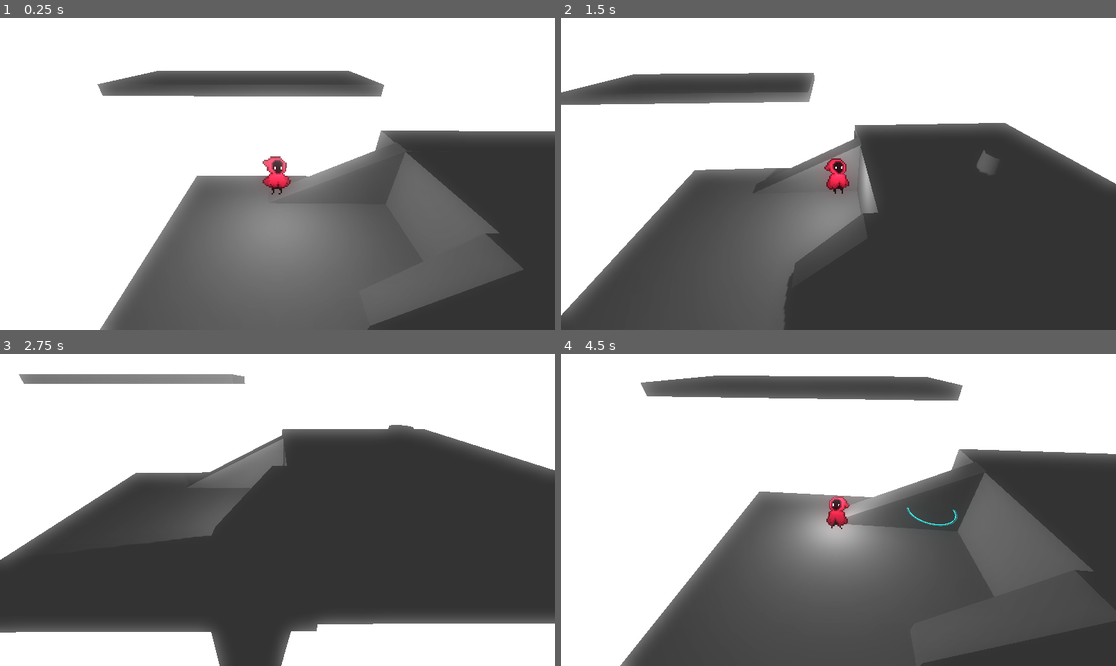
Above: before the commit, frames 1-4 (two rows, left to right).
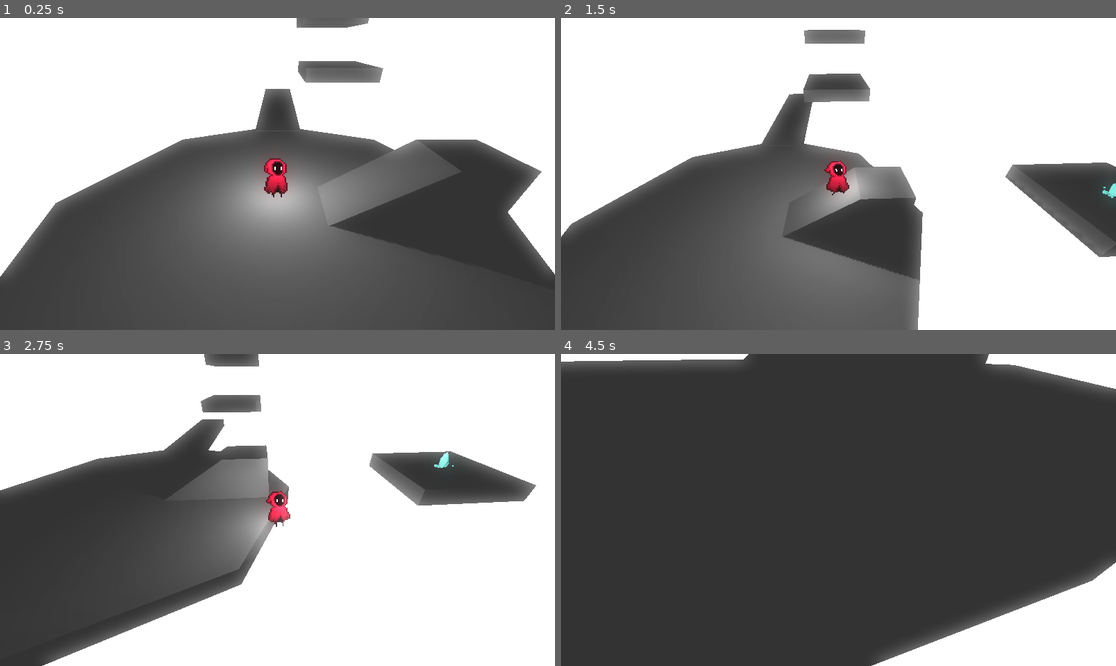
Above: after the commit, the same moments.

Repository: AugustBoesen/setfree
Game: Godot game, scene res://levels/TEST.tscn
Two runs of this game, one before a commit and one after it. Both use one fixed random seed, a clock stepped at 60 frames per second and the inputs below.
Inputs:
- Up to frame 1 (0.25 s): no input
- Up to frame 2 (1.5 s): hold D (move_right) 0.53-1.28 s; tap E (activate) at 0.6 s; tap Space (jump) at 0.77 s; hold S (move_down) from 1.28 s (still down); tap Shift (run) at 1.35 s
- Up to frame 3 (2.75 s): tap Space (jump) at 1.52 s; release S (move_down) at 2.03 s; hold D (move_right) from 2.03 s (still down); tap E (activate) at 2.1 s
- Up to frame 4 (4.5 s): release D (move_right) at 2.78 s; hold W (move_up) 2.78-3.53 s; tap Shift (run) at 2.85, 4.35 s; tap Space (jump) at 3.02, 3.77 s; hold A (move_left) from 3.53 s (still down); tap E (activate) at 3.6 s

The runs differ from the first frame. In frame 1, 34% of the frame differs, in the area x 0-100%, y 0-100%; in frame 2, 42%; in frame 3, 48%; in frame 4, 80%.

Commit message:
improved test scene

Diff:
--- a/levels/TEST.tscn
+++ b/levels/TEST.tscn
@@ -10,32 +10,6 @@
 
 [node name="Node3D" type="Node3D"]
 
-[node name="CSGBox3D" type="CSGBox3D" parent="."]
-transform = Transform3D(1, 0, 0, 0, 1, 0, 0, 0, 1, 0, -1.79703, 0)
-use_collision = true
-size = Vector3(12.3398, 1, 11.5647)
-
-[node name="CSGPolygon3D2" type="CSGPolygon3D" parent="CSGBox3D"]
-transform = Transform3D(1, 0, 0, 0, 1, 0, 0, 0, 1, 5.32507, 3.7491, -3.01002)
-polygon = PackedVector2Array(0, 0, -7.28399, -3.59084, -12.393, -126.112, 2.11565, -0.026495)
-
-[node name="CSGPolygon3D" type="CSGPolygon3D" parent="CSGBox3D"]
-transform = Transform3D(1, 0, 0, 0, 1, 0, 0, 0, 1, 4.70013, 3.83619, 2.96818)
-polygon = PackedVector2Array(0, 0, -2.63035, -2.87631, -12.393, -126.112, 2.11565, -0.026495)
-
-[node name="CSGCylinder3D" type="CSGCylinder3D" parent="CSGBox3D"]
-transform = Transform3D(1, 0, 0, 0, 1, 0, 0, 0, 1, 10.2564, 3.86555, 0)
-
-[node name="CSGBox3D2" type="CSGBox3D" parent="CSGBox3D"]
-transform = Transform3D(1, 0, 0, 0, 1, 0, 0, 0, 1, 10.2564, 1.79703, 0)
-use_collision = true
-size = Vector3(9.99707, 3.82715, 11.5159)
-
-[node name="CSGBox3D2" type="CSGBox3D" parent="CSGBox3D/CSGBox3D2"]
-transform = Transform3D(1, 0, 0, 0, 1, 0, 0, 0, 1, -12.2374, 4.82427, -3.7727)
-use_collision = true
-size = Vector3(9.66211, 0.377453, 4.07901)
-
 [node name="Camera3D" type="Camera3D" parent="." node_paths=PackedStringArray("target")]
 environment = SubResource("Environment_suqdm")
 script = ExtResource("2_1cr6a")
@@ -43,7 +17,32 @@
 offset = Vector3(0, 5, 8)
 
 [node name="PLAYER" parent="." instance=ExtResource("1_q2eer")]
-transform = Transform3D(1, 0, 0, 0, 1, 0, 0, 0, 1, -0.714095, 2.54038, -1.62304)
+transform = Transform3D(1, 0, 0, 0, 1, 0, 0, 0, 1, -0.027369, 2.54038, -0.62304)
+
+[node name="CSGCylinder3D" type="CSGCylinder3D" parent="."]
+use_collision = true
+radius = 9.38657
+height = 0.920378
+
+[node name="CSGPolygon3D" type="CSGPolygon3D" parent="CSGCylinder3D"]
+transform = Transform3D(-2.425, 0, -2.12e-07, 0, 2.425, 0, 2.12e-07, 0, -2.425, 8.01646, 0.428575, -1.13745)
+polygon = PackedVector2Array(0, 0, 0, 1, 1, 1, 3.272, -0.451922)
+
+[node name="CSGBox3D" type="CSGBox3D" parent="CSGCylinder3D"]
+transform = Transform3D(1, 0, 0, 0, 1, 0, 0, 0, 1, 19.5086, 1, 0)
+size = Vector3(6.47949, 1, 5.98853)
+
+[node name="CSGBox3D2" type="CSGBox3D" parent="CSGCylinder3D"]
+transform = Transform3D(1, 0, 0, 0, 1, 0, 0, 0, 1, 0, 0, -16.4768)
+size = Vector3(3.44116, 1, 16.4404)
+
+[node name="CSGBox3D3" type="CSGBox3D" parent="CSGCylinder3D"]
+transform = Transform3D(1, 0, 0, 0, 1, 0, 0, 0, 1, 5, 4, -14)
+size = Vector3(5.70874, 1, 7.02515)
+
+[node name="CSGBox3D3" type="CSGBox3D" parent="CSGCylinder3D/CSGBox3D3"]
+transform = Transform3D(1, 0, 0, 0, 1, 0, 0, 0, 1, 0, 4, -5)
+size = Vector3(5.70874, 1, 7.02515)
 
 [node name="Crystal" parent="." instance=ExtResource("3_s11to")]
-transform = Transform3D(0.3, 0, 0, 0, 0.3, 0, 0, 0, 0.3, -5.06463, -1.29703, 5.13036)
+transform = Transform3D(0.3, 0, 0, 0, 0.3, 0, 0, 0, 0.3, 19.4364, 1.5, 0.0872307)
--- a/scenes/items/crystal/Crystal.gd
+++ b/scenes/items/crystal/Crystal.gd
@@ -8,4 +8,14 @@
 
 # Called every frame. 'delta' is the elapsed time since the previous frame.
 func _process(delta):
-	pass
+		var objectsInRange = get_overlapping_areas()
+		var glow = get_parent_node_3d().get_surface_override_material(1)
+		if objectsInRange == []:
+			pass
+		if objectsInRange != []:
+			var objectInRange = objectsInRange[0]
+			if objectInRange.get_parent_node_3d() is Player:
+
+				glow.emission_energy_multiplier = 9
+		else:
+			glow.emission_energy_multiplier = 1
--- a/scenes/items/crystal/crystal.tscn
+++ b/scenes/items/crystal/crystal.tscn
@@ -5,7 +5,7 @@
 
 [sub_resource type="StandardMaterial3D" id="StandardMaterial3D_jk186"]
 emission_enabled = true
-emission = Color(0, 0.854902, 0.788235, 1)
+emission = Color(0, 0.588235, 0.545098, 1)
 emission_energy_multiplier = 3.0
 
 [sub_resource type="SphereShape3D" id="SphereShape3D_d0v4t"]
--- a/scenes/player/PlayerController.gd
+++ b/scenes/player/PlayerController.gd
@@ -1,4 +1,5 @@
 extends CharacterBody3D
+class_name Player
 
 @onready var anim = $PlayerSprite
 
